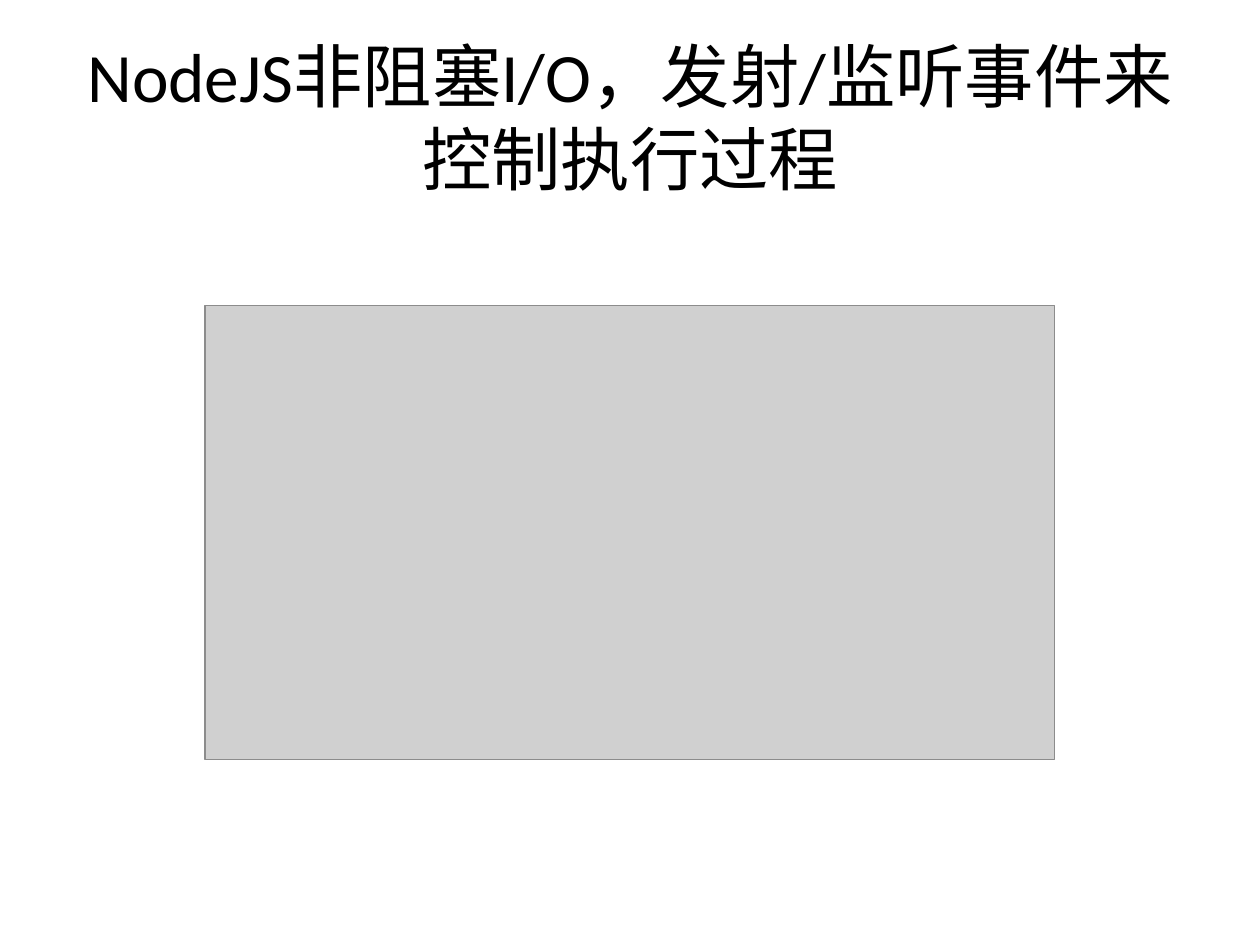
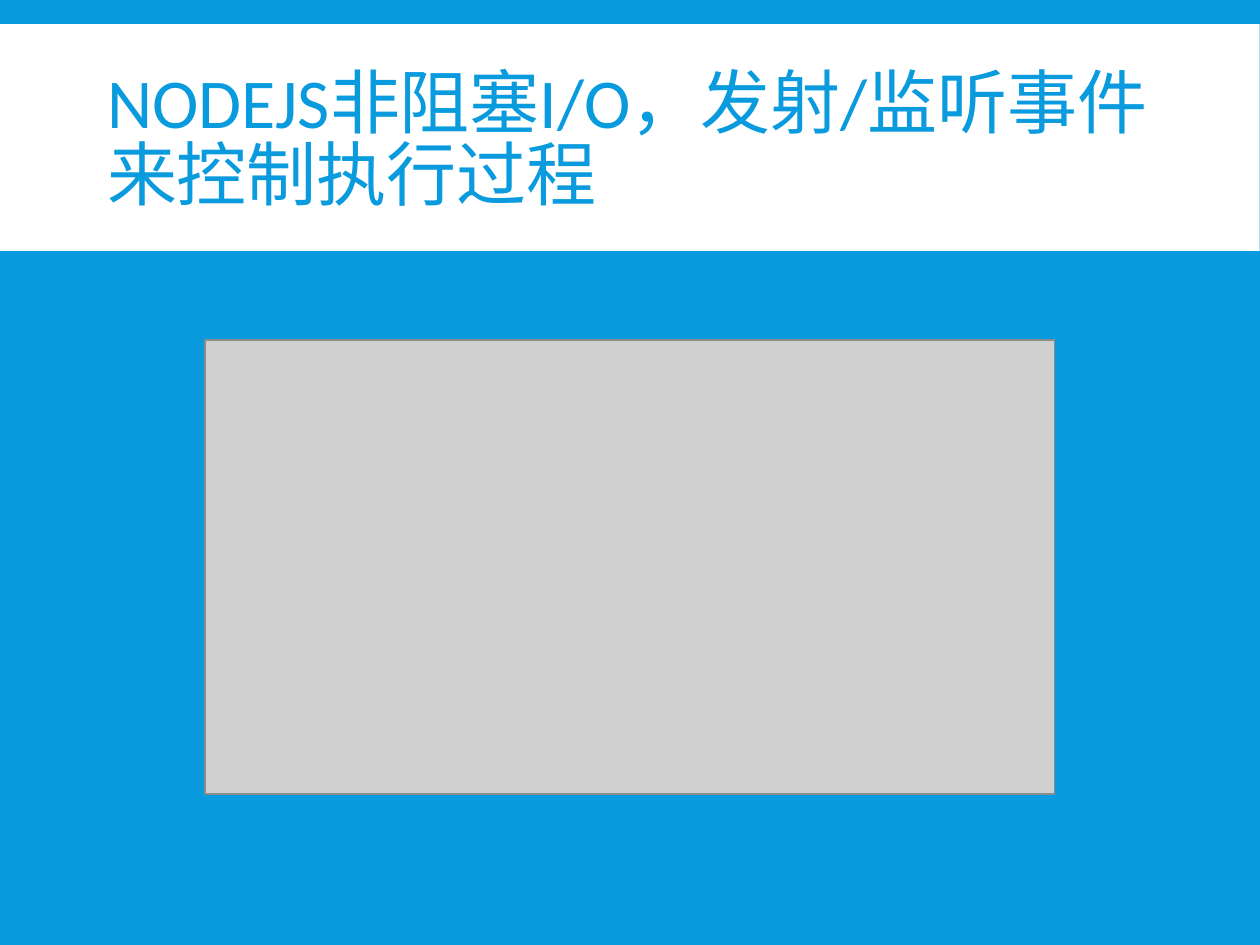
Before and after one commit to xiayu1986/webLearn, a slide deck: slide 17 of mix/技术分享/NODE技术分享.pptx (slide 13 before the commit). Drawn at 1260x945 pixels with LibreOffice and Linux fonts; fonts in the diff are those of the drawing; grey boxes stand for pictures. Boxes give left, top, right and bottom in pixels: in the first picture for what was removed or moved away, otherwise in the second. Text is boxed around its words. In the diff, an @@ line names an element or a change of style, - is before the commit and + after.

```diff
--- a/mix/技术分享/NODE技术分享.pptx
+++ b/mix/技术分享/NODE技术分享.pptx
@@ background #FFFFFF to #099BDD @@
@@ rectangle added at (x1=0, y1=24, x2=1260, y2=251), fill #FFFFFF @@
@@ title at (x1=107, y1=70, x2=1147, y2=206): text changed; size 39.6 to 40 pt; text colour #000000 to #099BDD @@
-NodeJS非阻塞I/O，发射/监听事件来控制执行过程
+NODEJS非阻塞I/O，发射/监听事件来控制执行过程
@@ picture moved from (x1=205, y1=305, x2=1055, y2=759) to (x1=205, y1=340, x2=1055, y2=794) @@
```
Also in this commit, not shown: 11 other slides changed, 6 slides added, 2 slides removed.
